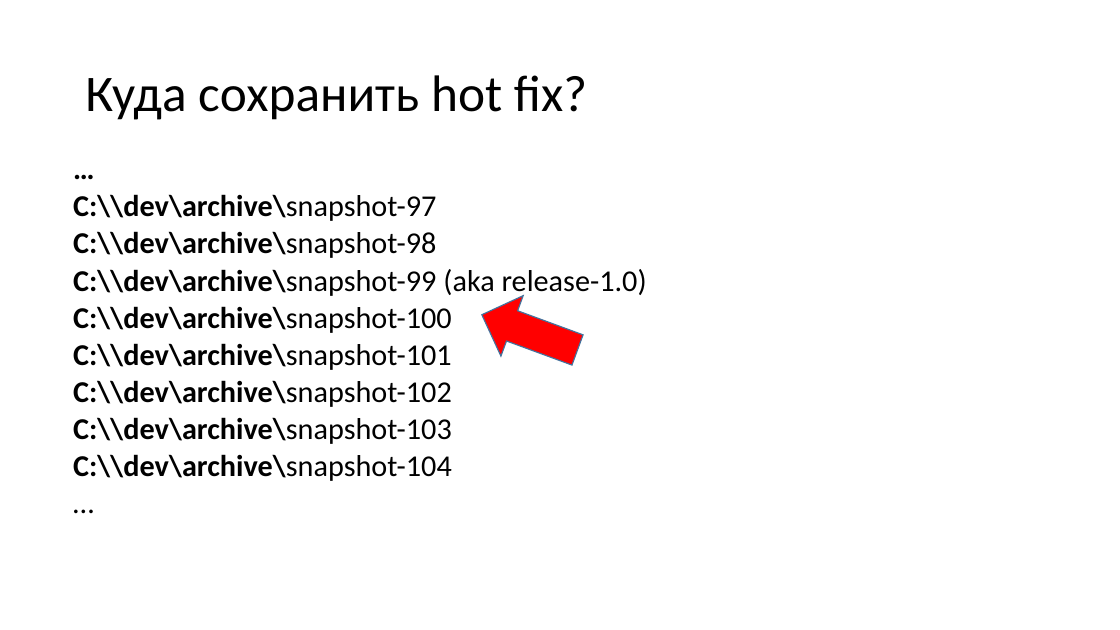
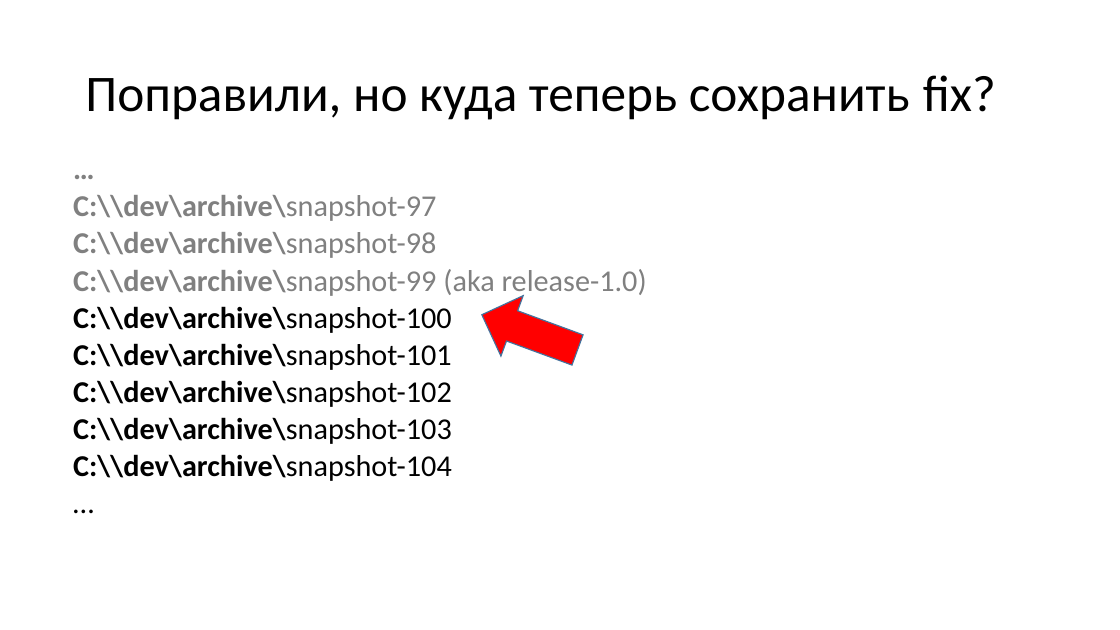
Before and after one commit to dzmitry-varabei/front-end-course, a slide deck: slide 20 of git-commit-code-review/Presentation1.pptx (slide 18 before the commit). Drawn at 1120x630 pixels with LibreOffice and Linux fonts; fonts in the diff are those of the drawing. Boxes give left, top, right and bottom in pixels: in the first picture for what was removed or moved away, otherwise in the second. Text is boxed around its words. In the diff, an @@ line names an element or a change of style, - is before the commit and + after.

```diff
--- a/git-commit-code-review/Presentation1.pptx
+++ b/git-commit-code-review/Presentation1.pptx
@@ title at (85,75,996,120): text changed @@
-Куда сохранить hot fix?
+Поправили, но куда теперь сохранить fix?
@@ text at (73,195,647,298): text colour #000000 to #808080 in "…", "С:\\dev\archive\snapshot-97", "С:\\dev\archive\snapshot-98", "С:\\dev\archive\snapshot-99 (aka release-1.0)" @@
```
Also in this commit, not shown: 9 other slides changed, 6 slides added, 1 slide removed.
